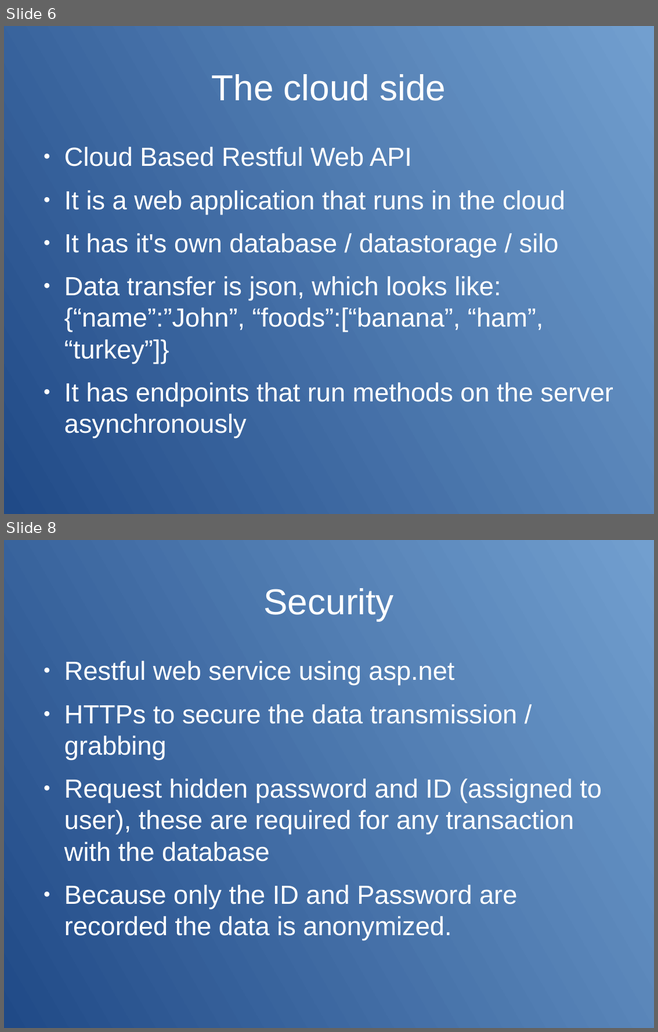
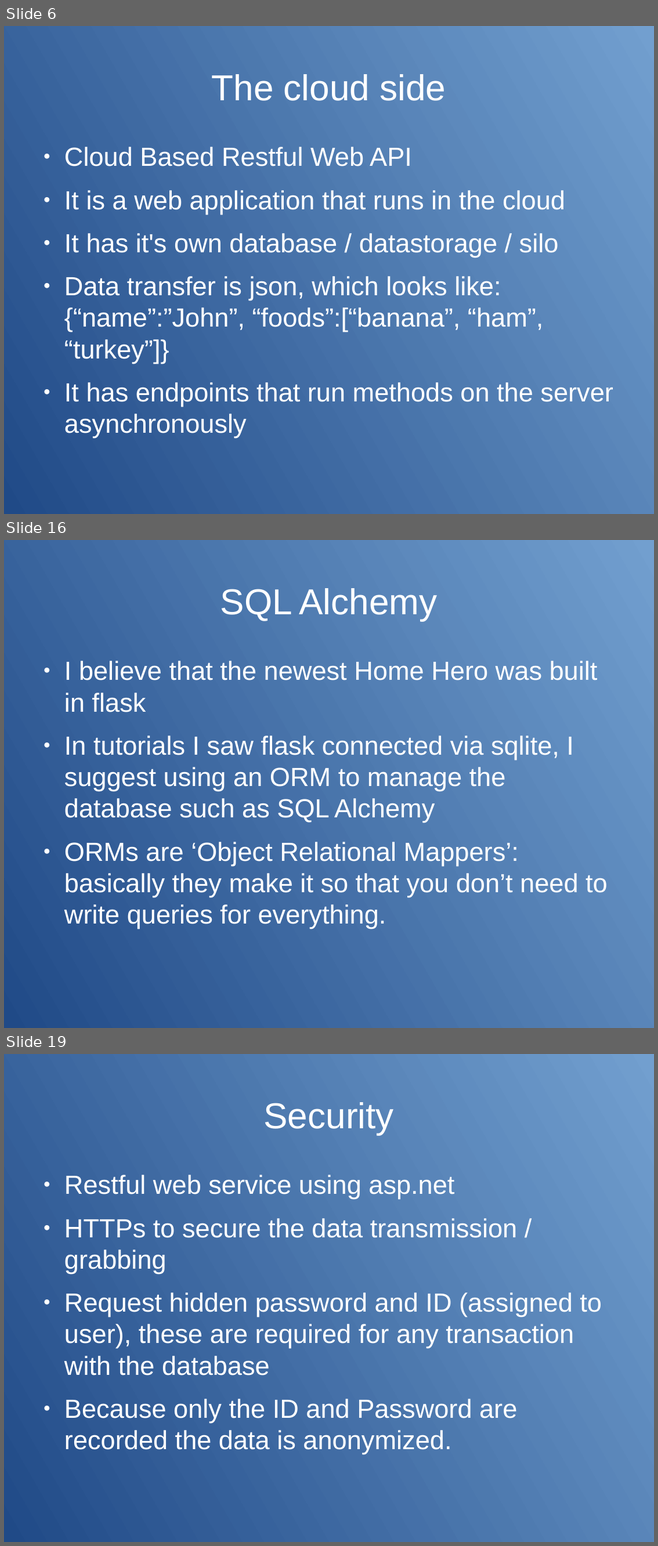
Before and after one commit to james-ehlmann/latech-iot-proof-of-concept, a slide deck: proof-of-concept/documentation/presentation_for_iot.odp. Shown one above the other, each under a label of ours: slides 6 and 8 before the commit, slides 6, 16 and 19 after it; the slides between them are not shown. The pictures are 658x1032 and 658x1546 pixels, drawn with LibreOffice and Linux fonts; fonts in the diff are those of the drawing. Boxes give left, top, right and bottom in pixels: in the first picture for what was removed or moved away, otherwise in the second. Text is boxed around its words. In the diff, an @@ line names an element or a change of style, - is before the commit and + after.

```diff
--- a/proof-of-concept/documentation/presentation_for_iot.odp
+++ b/proof-of-concept/documentation/presentation_for_iot.odp
@@ slide 16 added at bbox=[4, 540, 654, 1028], background gradient #729FCF to #204A87 @@
@@ title added at bbox=[220, 588, 437, 621], 44 pt, text #FFFFFF @@
+SQL Alchemy
@@ text added at bbox=[64, 661, 607, 929], 32 pt, text #FFFFFF @@
+● I believe that the newest Home Hero was built in flask
+● In tutorials I saw flask connected via sqlite, I suggest using an ORM to manage the database such as SQL Alchemy
+● ORMs are ‘Object Relational Mappers’: basically they make it so that you don’t need to write queries for everything.
@@ what was slide 8 is now slide 19 @@
```
Also in this commit, not shown: 1 slide changed, 13 other slides added, 1 slide removed, 2 other files.
